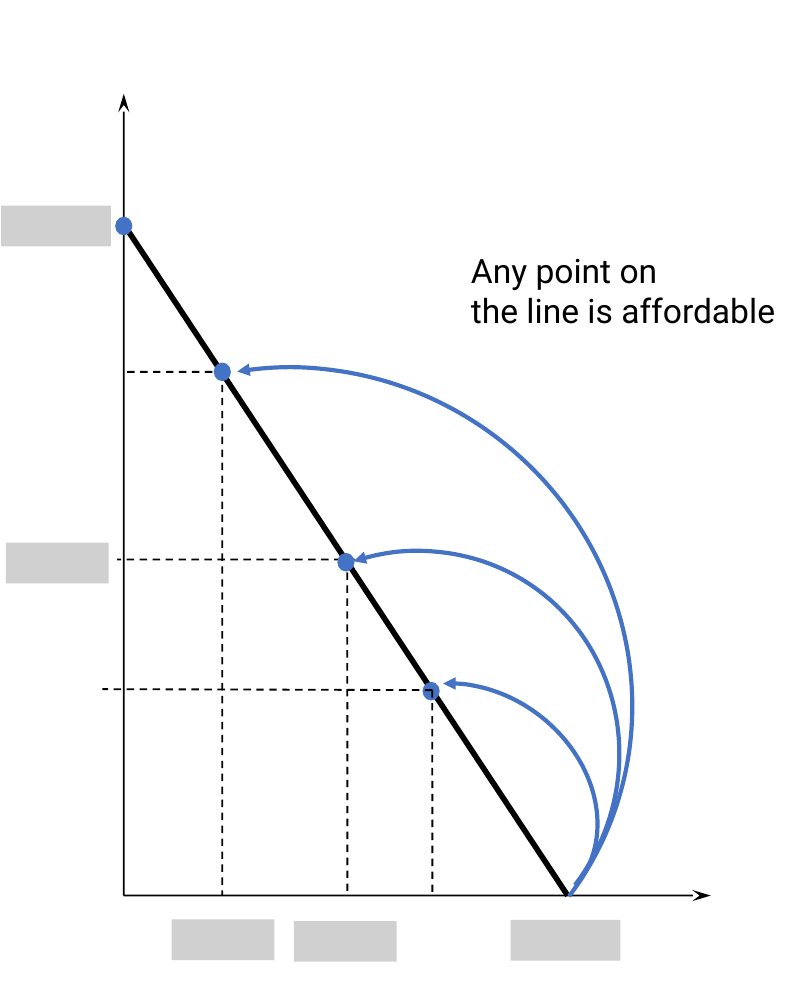
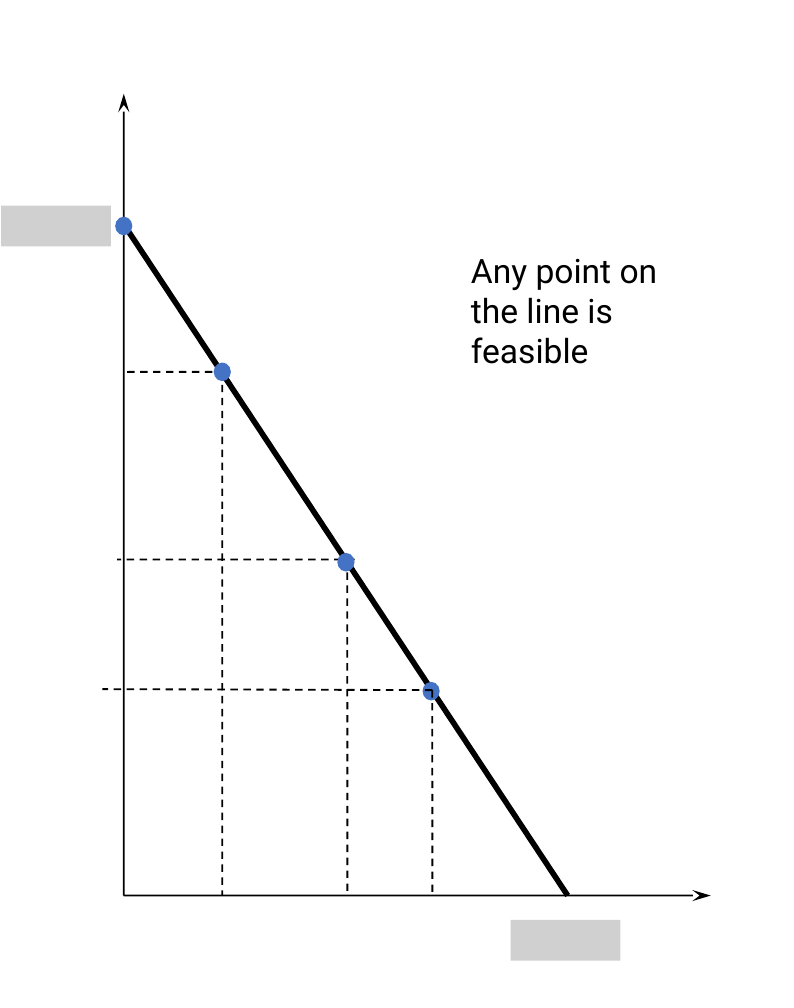
Before and after one commit to peteawag/ECO00001I-A-Microeconomics-II-2019, a slide deck: slide 5 of img/insurance.pptx (slide 3 before the commit). Drawn at 794x1008 pixels with LibreOffice and Linux fonts; fonts in the diff are those of the drawing; grey boxes stand for pictures. Boxes give left, top, right and bottom in pixels: in the first picture for what was removed or moved away, otherwise in the second. Text is boxed around its words. In the diff, an @@ line names an element or a change of style, - is before the commit and + after.

```diff
--- a/img/insurance.pptx
+++ b/img/insurance.pptx
@@ arc (boxed as its full ellipse) removed at (0,236,762,1008) @@
@@ text at (471,297,613,364): text changed @@
-the line is affordable
+the line is
+feasible
@@ arc (boxed as its full ellipse) removed at (119,467,704,1008) @@
@@ picture removed at (5,543,107,583) @@
@@ arc (boxed as its full ellipse) removed at (301,634,645,969) @@
@@ picture removed at (172,919,274,959) @@
@@ picture removed at (294,920,396,961) @@
```
Also in this commit, not shown: 5 other slides changed, 3 slides added, 1 slide removed, 6 other files.
